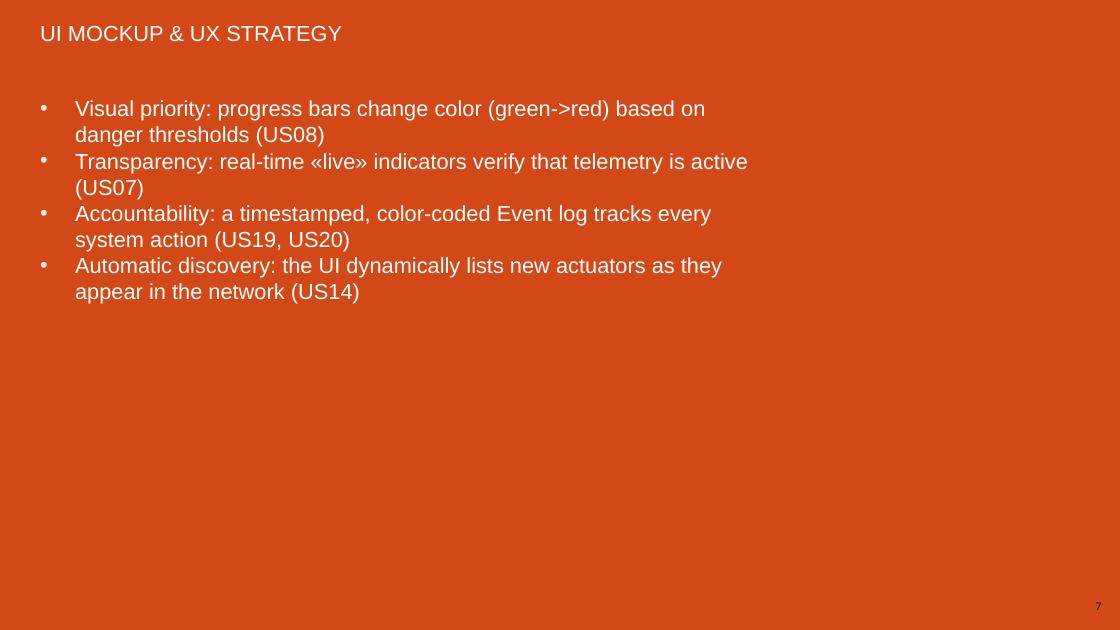
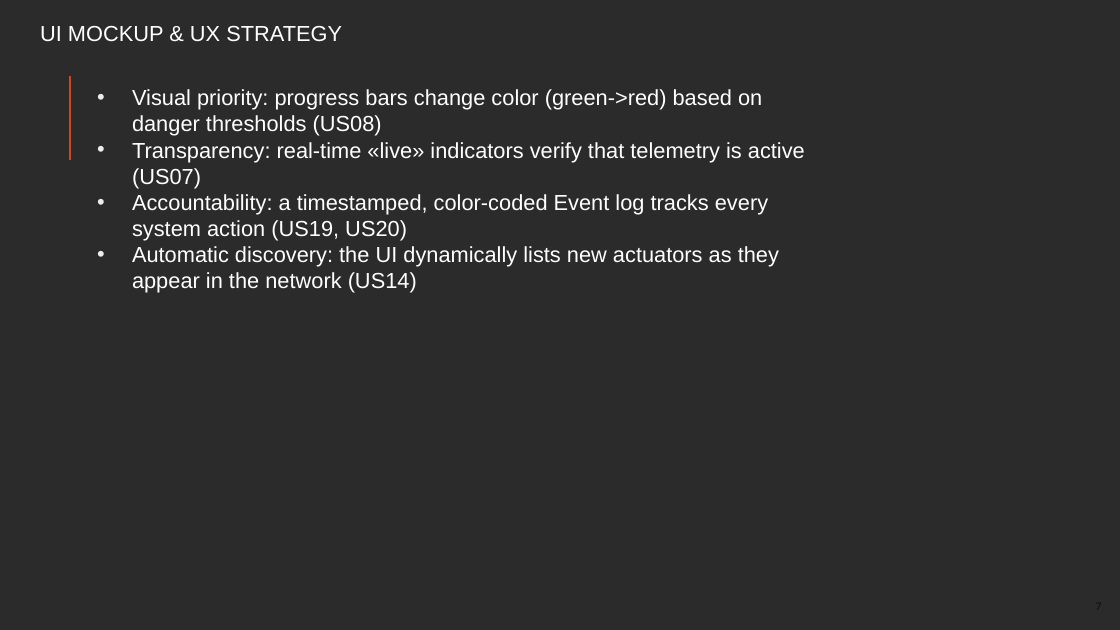
Before and after one commit to danrazin/2056165_ENIGMI, a slide deck: slide 7 of booklets/LAB.pptx. Drawn at 1120x630 pixels with LibreOffice and Linux fonts; fonts in the diff are those of the drawing; background and template pictures are left out; a plain dark background stands for a picture behind light text. Boxes give left, top, right and bottom in pixels: in the first picture for what was removed or moved away, otherwise in the second. Text is boxed around its words. In the diff, an @@ line names an element or a change of style, - is before the commit and + after.

```diff
--- a/booklets/LAB.pptx
+++ b/booklets/LAB.pptx
@@ background #D34817 to picture (left out) @@
@@ text "Visual priority: progress bars change ...": place and size @@
-text "Visual priority: progress bars change ..." at bbox=[75, 100, 748, 304]
+text "Visual priority: progress bars change ..." at bbox=[132, 89, 805, 293]
```
Also in this commit, not shown: 22 other slides changed, 3 slides added, 1 slide removed.
